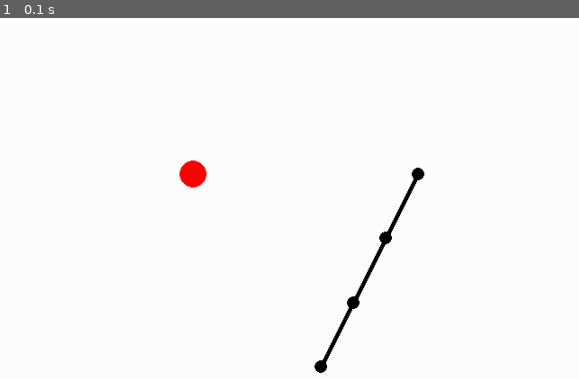
Above: before the commit, frame 1.
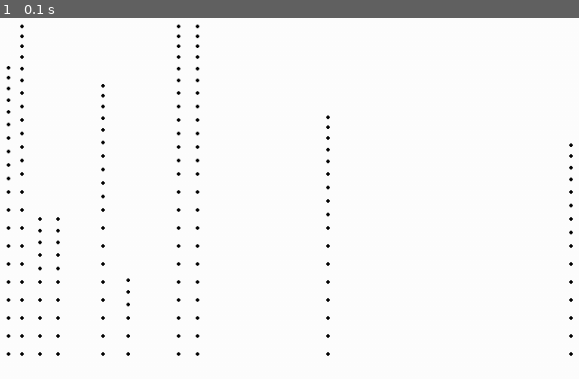
Above: after the commit, the same moment.

Repository: ggalisky/Kelp_sim
Game: pygame game, started from pygame_copy/kelp_sim/kelp_main.py
The game is run twice, just before and just after one commit, with the same random seed, the same clock (stepped at 60 frames per second) and the same inputs.
Inputs:
- Up to frame 1 (0.1 s): no input

The runs differ from the first frame. In frame 1, 2.1% of the frame differs, in the area x 1-99%, y 1-99%.

Commit message:
got basic kelp keypoint rendering

Diff:
--- a/pygame_copy/kelp_sim/kelp.py
+++ b/pygame_copy/kelp_sim/kelp.py
@@ -28,15 +28,16 @@
         default_joint_angle = 3.14
         self.joint_coords.append(anchor)
         self.joint_angles.append(default_joint_angle)
-        section_A_default_segment_length = 15
-        section_B_default_segment_length = 12
-        section_C_default_segment_length = 6
-        section_C_decrement = 2
+        section_A_default_segment_length = 20
+        section_B_default_segment_length = 15
+        section_C_default_segment_length = 15
+        section_C_decrement = 1
+        section_C_decrement_extra = .3
 
         section_A_length = int(length/2)
         section_B_length = int(length/4)
         section_C_length = int(length/4)
-        print("sectionAL: ", section_A_length,"sectionBL: ", section_B_length, "sectionCL: ", section_C_length)
+        #print("sectionAL: ", section_A_length,"sectionBL: ", section_B_length, "sectionCL: ", section_C_length)
 
         num_A_segments = int(section_A_length/section_A_default_segment_length)
         num_B_segments = int(section_B_length/section_B_default_segment_length)
@@ -45,34 +46,29 @@
 
 
         x_coord = anchor[0]
+        y_coord = anchor[1]
         #generate joint coords and angles for A section
 
         print("A segments: ", num_A_segments, "b seg: ", num_B_segments, "Cseg: ", num_C_segments)
-        for x in range(num_A_segments):
-            self.joint_coords.append( (x_coord,(x*section_A_default_segment_length)) )
+        for x in range(1,num_A_segments):
+            self.joint_coords.append( (x_coord,y_coord - (x*section_A_default_segment_length) ) )
             self.joint_angles.append(default_joint_angle)
 
+        b_start = self.joint_coords[len(self.joint_angles)-1][1]
+
+        #print("b_start: " , b_start)
 
         for x in range(0,num_B_segments):
-            self.joint_coords.append( (x_coord,(x*section_B_default_segment_length)) )
+            self.joint_coords.append( (x_coord, b_start - (x*section_B_default_segment_length)) )
             self.joint_angles.append(default_joint_angle)
 
+        c_start = self.joint_coords[len(self.joint_angles)-1][1]
+        for x in range(0,num_C_segments):
+            self.joint_coords.append( (x_coord,+ c_start - (x*section_C_default_segment_length - (x *section_C_decrement))))
+            self.joint_angles.append(default_joint_angle)
+            section_C_decrement += section_C_decrement_extra
 
 
-        for x in range(0,num_C_segments):
-            self.joint_coords.append( (x_coord,(x*section_C_default_segment_length - (x *section_C_decrement))))
-            self.joint_angles.append(default_joint_angle)
-
-        for coord in self.joint_coords:
-            print(coord)
-
-    def generate_init_joints(self, length, anchor_coord):
-        self.joint_coords[0] = anchor_coord
-        pass
-
-
-
-
-
-    def init_num_points(num_segments):
-        pass
+        for x in range(len(self.joint_coords)):
+            print("coords: ", str(self.joint_coords[x]), " angles: ", str(self.joint_angles[x]))
+        print ("len coords: ", len(self.joint_coords), " len angles: ", len(self.joint_angles))
--- a/pygame_copy/kelp_sim/kelp_main.py
+++ b/pygame_copy/kelp_sim/kelp_main.py
@@ -84,6 +84,20 @@
     pygame_obj.draw.circle(surface, seg_color, D_coord, joint_circle_d)
     pygame_obj.draw.line(surface, seg_color, C_coord, D_coord, arm_segment_thickness)
 
+def render_kelp(kelpobjs, surface, pygame_obj, color):
+    #renders kelp give a list of coords and joint angles
+
+    #clear the screen
+    surface.fill((255, 255, 255)) #fills window with white
+
+    arm_segment_thickness = 5
+    joint_circle_d = 2
+    for kelp in kelpobjs:
+        for coord in kelp.joint_coords:
+            pygame_obj.draw.circle(surface, "black", coord, joint_circle_d)
+
+
+
 def main():
     screen_dim_x = 1000 #<--X--->
     screen_dim_y = 500 #up --y--  down
@@ -130,7 +144,21 @@
 
     display_arm_from_points(A_start,A_angle,B_angle,C_angle,arm_length,screen,pygame,"black")
 
-    kelpA = kelp(300,(45,45),"giant")
+
+    kelpA = kelp(400,(45,450),"giant")
+    kelpB = kelp(200,(80,450),"giant")
+    kelpC = kelp(456,(60,450),"giant")
+    kelpD = kelp(213,(100,450),"giant")
+    kelpE = kelp(378,(150,450),"giant")
+    kelpF = kelp(124,(178,450),"giant")
+    kelpG = kelp(445,(234,450),"giant")
+    kelpH = kelp(456,(255,450),"giant")
+    kelpI = kelp(342,(400,450),"giant")
+    kelpJ = kelp(300,(670,450),"giant")
+
+    kelp_forest = (kelpA,kelpB,kelpC,kelpD,kelpE,kelpF,kelpG,kelpH,kelpI,kelpJ)
+
+
 
 
 
@@ -147,7 +175,9 @@
                     return
 
 
+            render_kelp(kelp_forest,screen,pygame,"green")
 
+            pygame.display.flip()
             '''
             angles = control_arm(A_angle,B_angle,C_angle,pygame,0.1)
             A_angle = angles[0]
@@ -157,7 +187,7 @@
             #display_arm_from_points(kelp_A_A_start,kelp_A_A_angle,kelp_A_B_angle,kelp_A_C_angle,kelp_A_A_seg_length,screen,pygame,kelp_color)
 
             '''
-        pygame.display.flip()
+
 
     finally:
         pygame.quit()
Empty file added: pygame_copy/kelp_sim/render.py
